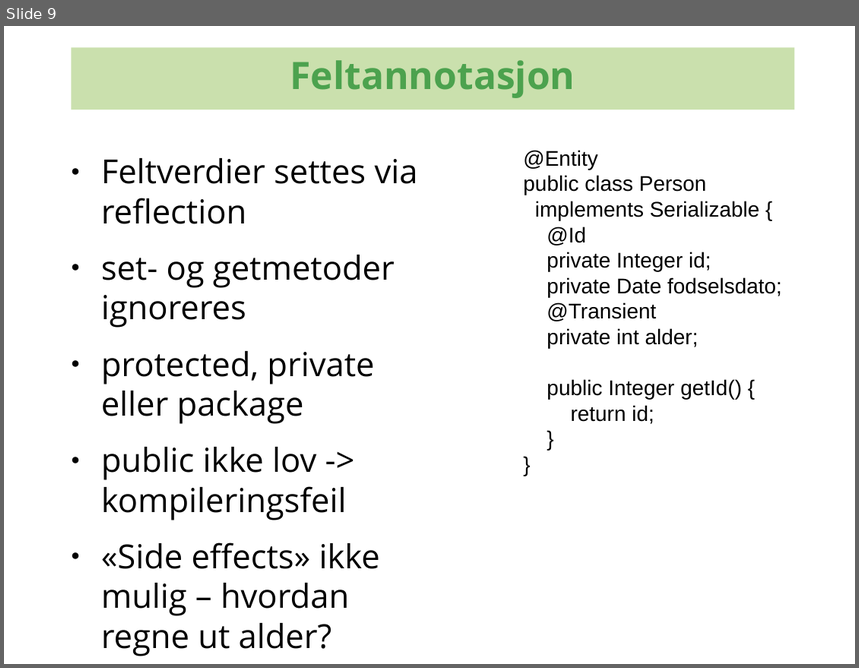
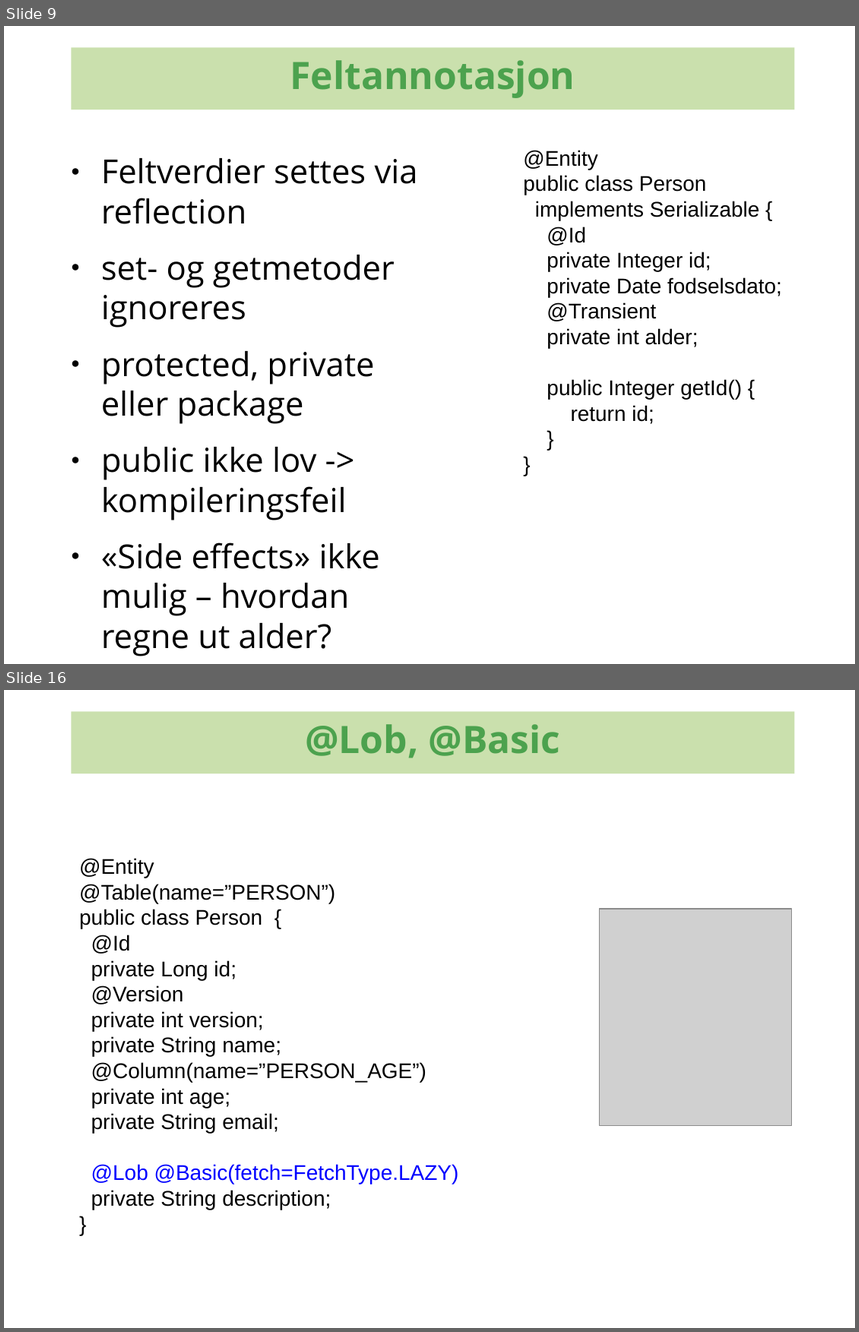
Before and after one commit to kenglxn/seam-maven-refimpl, a slide deck: sandbox/loo/jpa-continued/jpa-continued.odp. Shown one above the other, each under a label of ours: slide 9 before the commit, slides 9 and 16 after it; the slides between them are not shown. The pictures are 859x668 and 859x1332 pixels, drawn with LibreOffice and Linux fonts; fonts in the diff are those of the drawing; grey boxes stand for pictures; background and template pictures are left out. Boxes give left, top, right and bottom in pixels: in the first picture for what was removed or moved away, otherwise in the second. Text is boxed around its words. In the diff, an @@ line names an element or a change of style, - is before the commit and + after.

```diff
--- a/sandbox/loo/jpa-continued/jpa-continued.odp
+++ b/sandbox/loo/jpa-continued/jpa-continued.odp
@@ slide 16 added at box(4, 690, 855, 1328), background #FFFFFF @@
@@ rectangle added at box(71, 711, 794, 774), fill #CAE0AD, 32 pt, text #4CA24E, bold @@
+@Lob, @Basic
@@ text added at box(79, 858, 459, 1210), 18 pt, text #000000 @@
+@Entity
+@Table(name=”PERSON”)
+public class Person {
+@Id
+private Long id;
+@Version
+private int version;
+private String name;
+@Column(name=”PERSON_AGE”)
+private int age;
+private String email;
+@Lob @Basic(fetch=FetchType.LAZY)
+private String description;
+}
@@ picture added at box(600, 909, 791, 1125) @@
```
Also in this commit, not shown: 4 slides changed, 14 other slides added.
